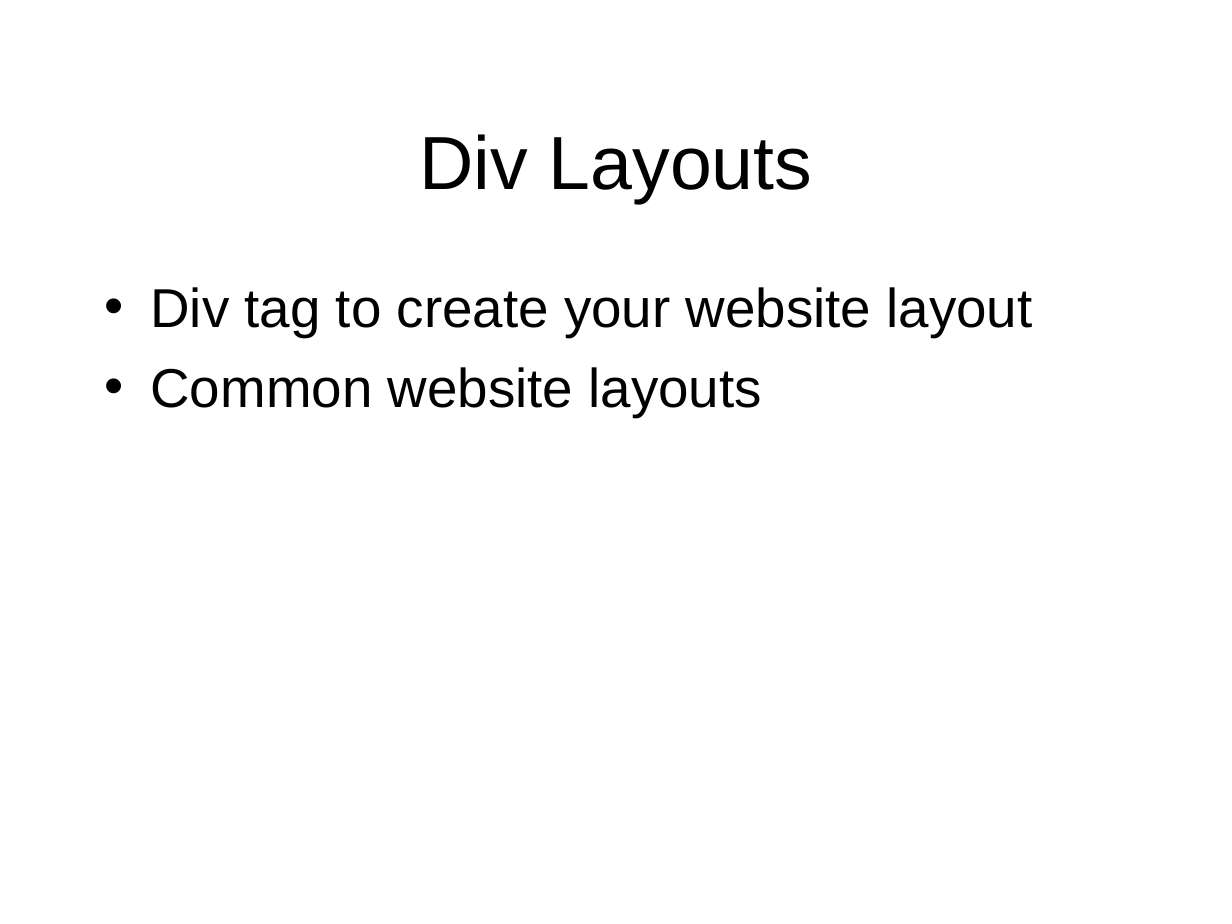
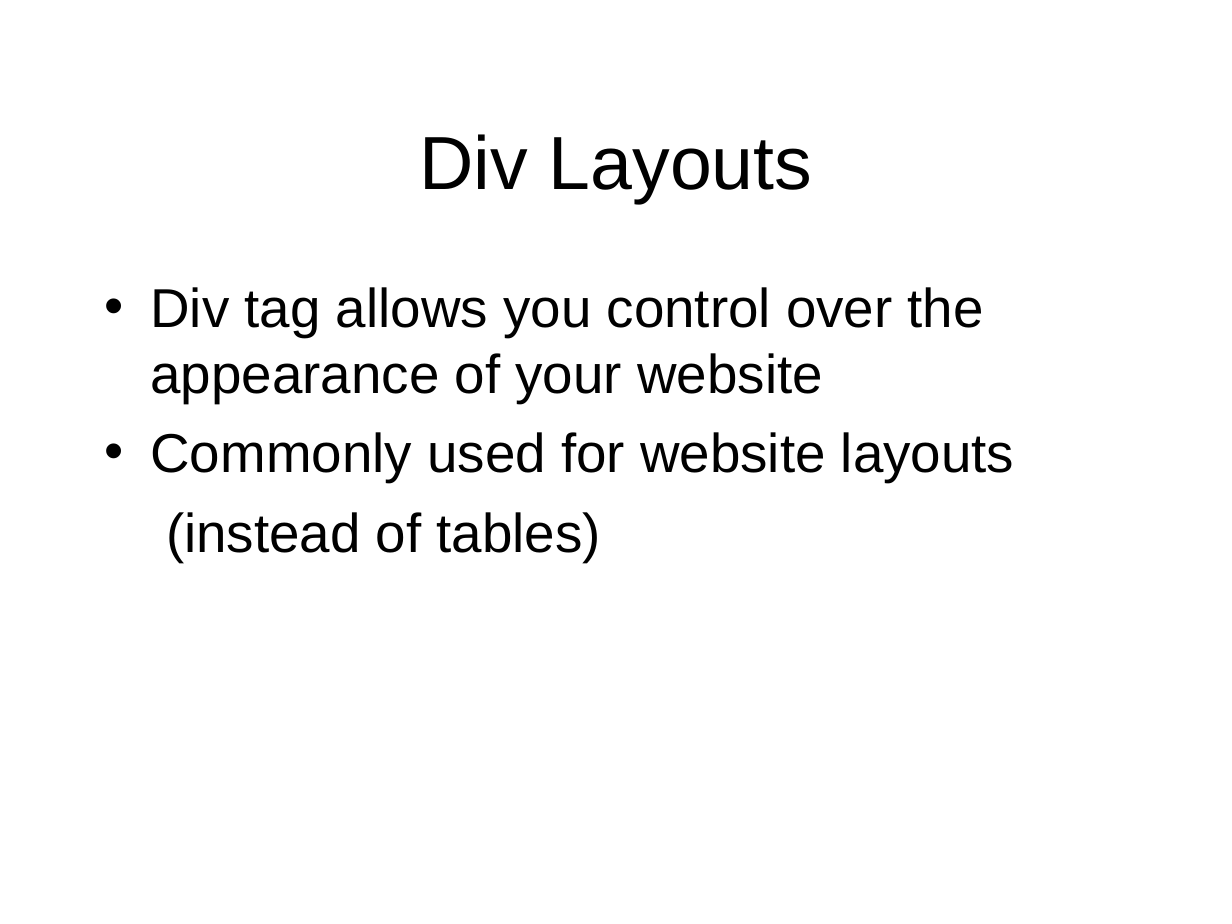
Before and after one commit to octaviordz/zjnu2017.github.io, a slide deck: slide 19 of WAD/lectures/070--CSS.Div.Layout.pptx (slide 11 before the commit). Drawn at 1232x924 pixels with LibreOffice and Linux fonts; fonts in the diff are those of the drawing. Boxes give left, top, right and bottom in pixels: in the first picture for what was removed or moved away, otherwise in the second. Text is boxed around its words. In the diff, an @@ line names an element or a change of style, - is before the commit and + after.

```diff
--- a/WAD/lectures/070--CSS.Div.Layout.pptx
+++ b/WAD/lectures/070--CSS.Div.Layout.pptx
@@ text at (x1=150, y1=287, x2=1014, y2=562): text changed @@
-• Div tag to create your website layout
-• Common website layouts
+• Div tag allows you control over the appearance of your website
+• Commonly used for website layouts
+  (instead of tables)
```
Also in this commit, not shown: 4 other slides changed, 12 slides added, 2 slides removed.
